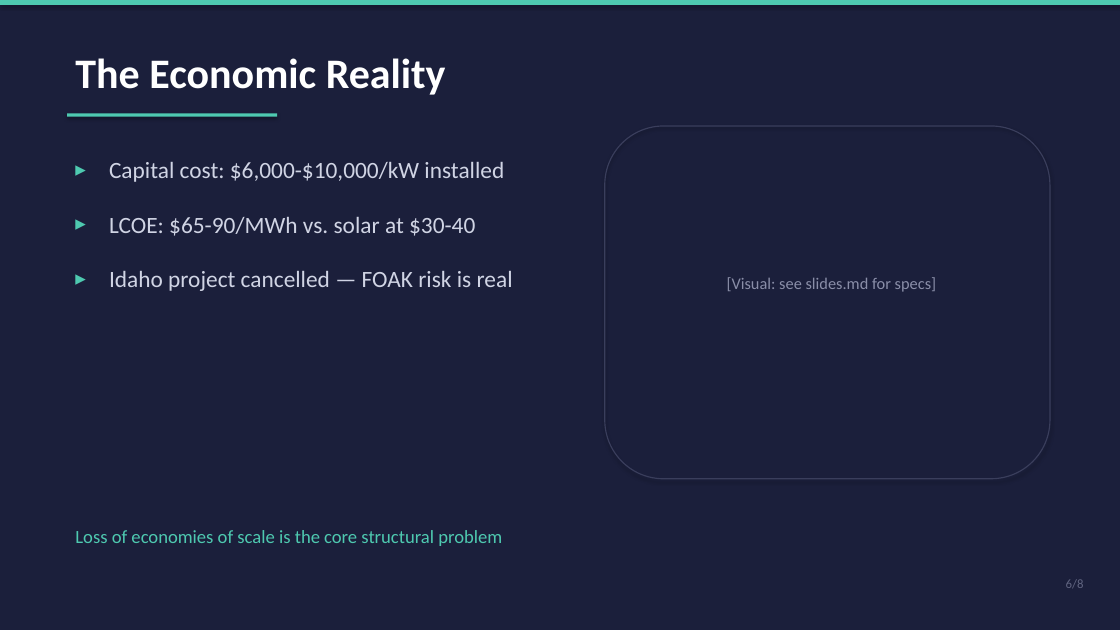
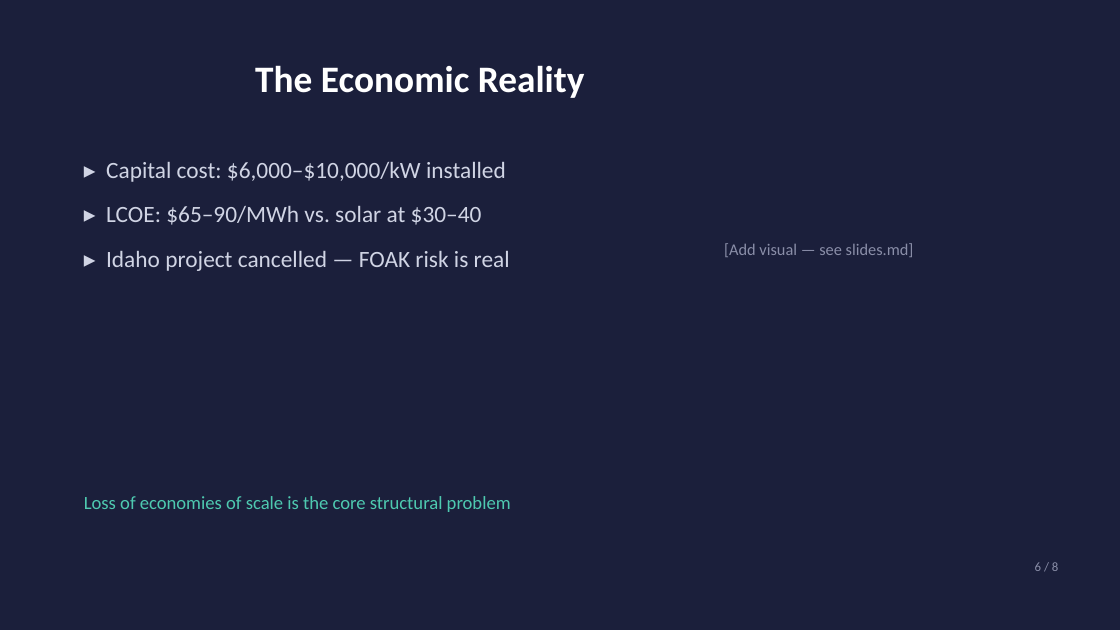
Before and after one commit to jjfixman6/energy-and-the-environment, a slide deck: slide 7 of SMR_NuScale_Presentation.pptx. Drawn at 1120x630 pixels with LibreOffice and Linux fonts; fonts in the diff are those of the drawing. Boxes give left, top, right and bottom in pixels: in the first picture for what was removed or moved away, otherwise in the second. Text is boxed around its words. In the diff, an @@ line names an element or a change of style, - is before the commit and + after.

```diff
--- a/SMR_NuScale_Presentation.pptx
+++ b/SMR_NuScale_Presentation.pptx
@@ rectangle removed at (x1=0, y1=0, x2=1120, y2=5) @@
@@ title "The Economic Reality" moved from (x1=75, y1=58, x2=446, y2=95) to (x1=255, y1=65, x2=585, y2=98) @@
@@ title "The Economic Reality" at (x1=255, y1=65, x2=585, y2=98): size 36 to 32 pt; alignment left to centre; vertical alignment top to middle @@
@@ rectangle removed at (x1=67, y1=113, x2=277, y2=117) @@
@@ rounded rectangle removed at (x1=605, y1=126, x2=1050, y2=479) @@
@@ text removed at (x1=67, y1=151, x2=101, y2=193) @@
-▸
@@ text at (x1=106, y1=162, x2=510, y2=271): text changed @@
-LCOE: $65-90/MWh vs. solar at $30-40
+▸ Capital cost: $6,000–$10,000/kW installed
+▸ LCOE: $65–90/MWh vs. solar at $30–40
+▸ Idaho project cancelled — FOAK risk is real
@@ text removed at (x1=109, y1=162, x2=504, y2=182) @@
-Capital cost: $6,000-$10,000/kW installed
@@ text removed at (x1=67, y1=206, x2=101, y2=248) @@
-▸
@@ text removed at (x1=67, y1=260, x2=101, y2=302) @@
-▸
@@ text at (x1=724, y1=243, x2=914, y2=257): text changed @@
-[Visual: see slides.md for specs]
+[Add visual — see slides.md]
@@ text removed at (x1=109, y1=271, x2=513, y2=291) @@
-Idaho project cancelled — FOAK risk is real
@@ text "Loss of economies of scale ..." moved from (x1=75, y1=530, x2=502, y2=546) to (x1=84, y1=496, x2=511, y2=512) @@
@@ text at (x1=1035, y1=562, x2=1058, y2=571): text changed; text colour #606480 to #8A8EA8 @@
-6/8
+6 / 8
```
Also in this commit, not shown: 8 other slides changed, 1 other file.
